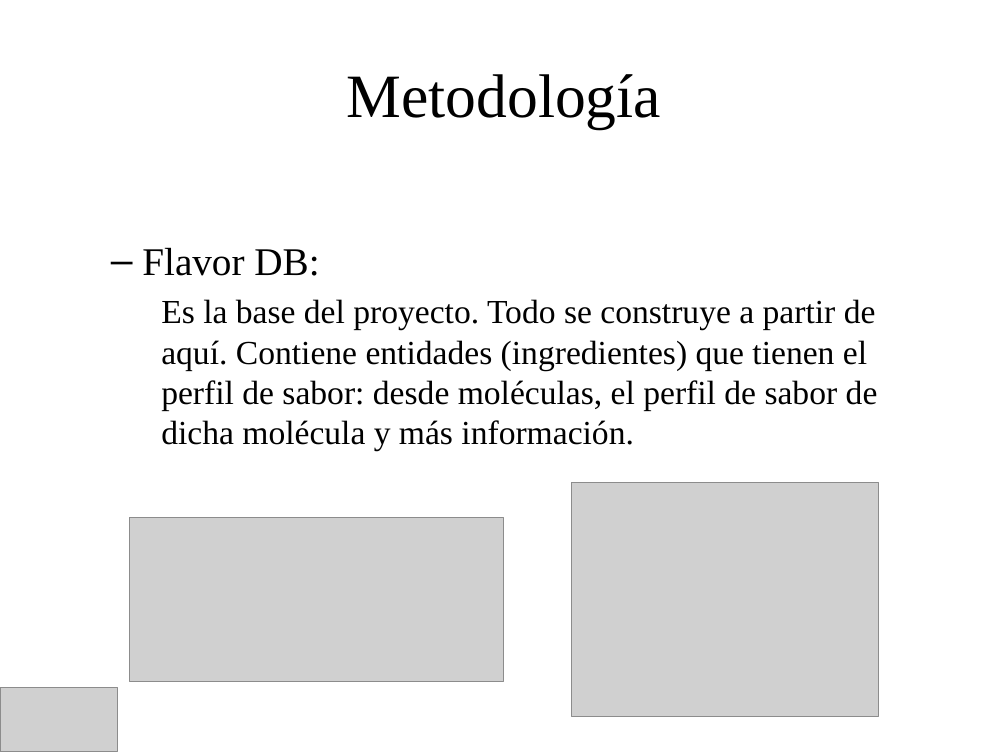
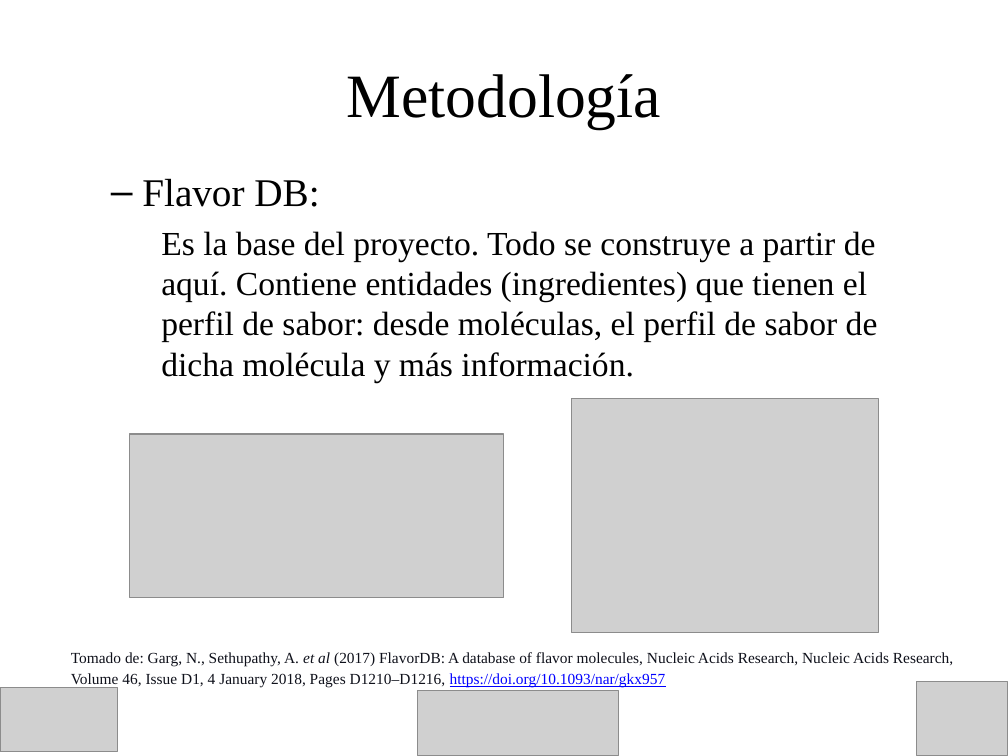
Before and after one commit to KalebAvila/ingenieria_en_alimentos, a slide deck: slide 6 of ai_in_food/references/comia/Generacion_de_Sustitutos_Alimentarios_Mediante_IA_Presentation.pptx. Drawn at 1008x756 pixels with LibreOffice and Linux fonts; fonts in the diff are those of the drawing; grey boxes stand for pictures. Boxes give left, top, right and bottom in pixels: in the first picture for what was removed or moved away, otherwise in the second. Text is boxed around its words. In the diff, an @@ line names an element or a change of style, - is before the commit and + after.

```diff
--- a/ai_in_food/references/comia/Generacion_de_Sustitutos_Alimentarios_Mediante_IA_Presentation.pptx
+++ b/ai_in_food/references/comia/Generacion_de_Sustitutos_Alimentarios_Mediante_IA_Presentation.pptx
@@ text "Flavor DB:": place and size @@
-text "Flavor DB:" at bbox=[142, 247, 878, 451]
+text "Flavor DB:" at bbox=[142, 178, 878, 382]
@@ picture: place and size @@
-picture at bbox=[572, 483, 878, 717]
+picture at bbox=[572, 399, 878, 633]
@@ picture: place and size @@
-picture at bbox=[129, 518, 504, 681]
+picture at bbox=[129, 434, 504, 598]
@@ text added at bbox=[71, 652, 953, 688], 11 pt, text #0E101A @@
+Tomado de: Garg, N., Sethupathy, A. et al (2017) FlavorDB: A database of flavor molecules, Nucleic Acids Research, Nucleic Acids Research, Volume 46, Issue D1, 4 January 2018, Pages D1210–D1216, https://doi.org/10.1093/nar/gkx957
@@ picture added at bbox=[917, 681, 1008, 756] @@
@@ picture added at bbox=[417, 690, 618, 756] @@
```
Also in this commit, not shown: 18 other slides changed, 7 slides added, 2 slides removed, 16 other files.
